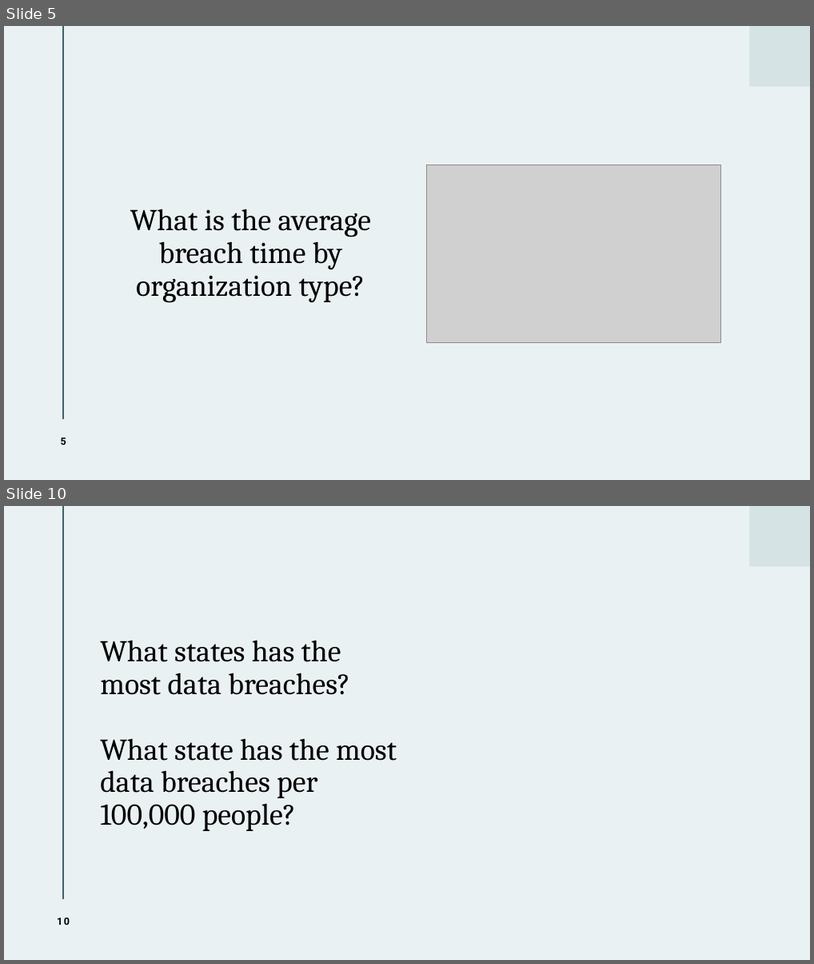
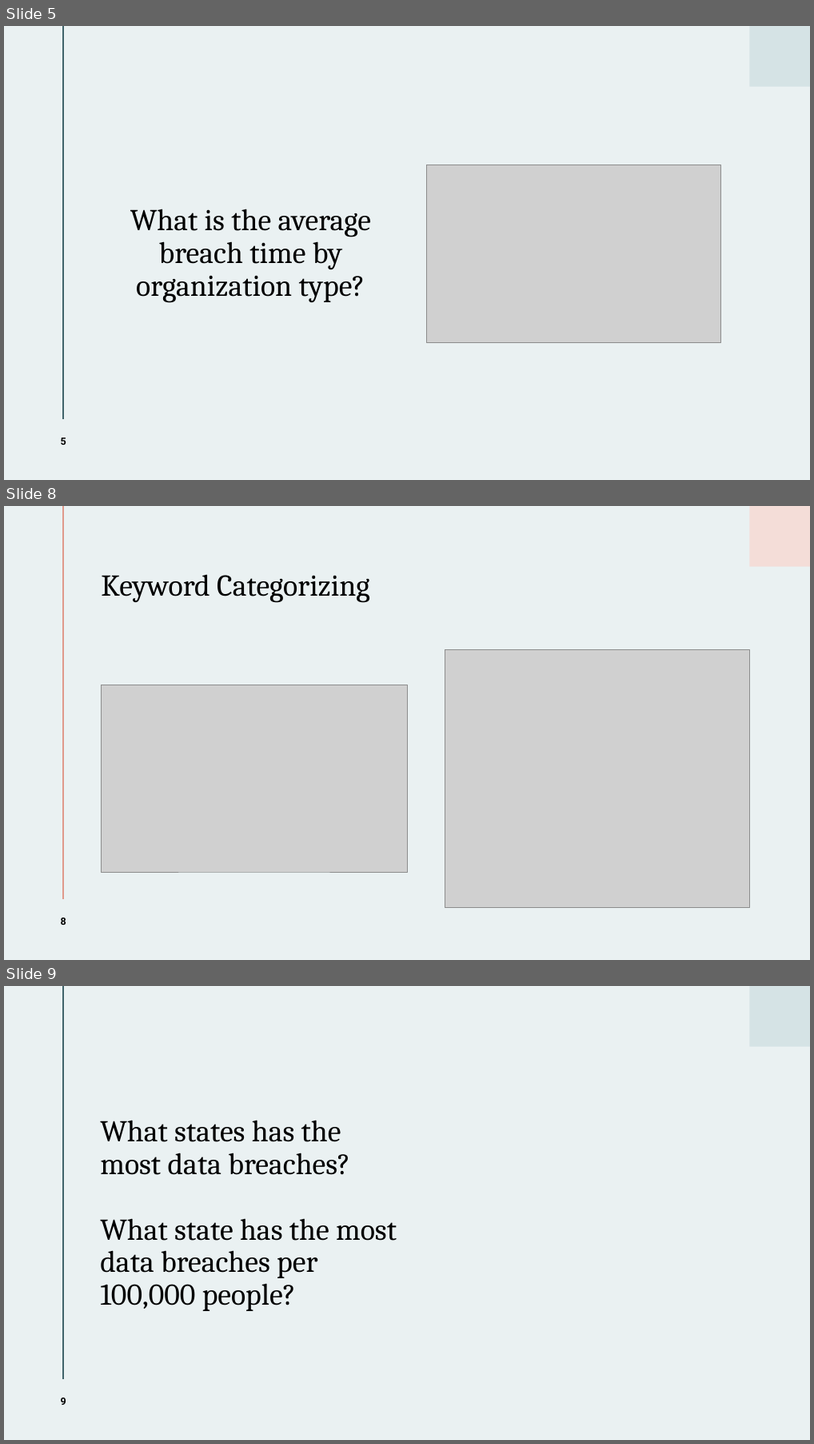
Before and after one commit to wjarosz0001/CIT-4105-DE1, a slide deck: CIT-4105-DE1 Powerpoint.pptm. Shown one above the other, each under a label of ours: slides 5 and 10 before the commit, slides 5, 8 and 9 after it; the slides between them are not shown. The pictures are 814x964 and 814x1444 pixels, drawn with LibreOffice and Linux fonts; fonts in the diff are those of the drawing; grey boxes stand for pictures. Boxes give left, top, right and bottom in pixels: in the first picture for what was removed or moved away, otherwise in the second. Text is boxed around its words. In the diff, an @@ line names an element or a change of style, - is before the commit and + after.

```diff
--- a/CIT-4105-DE1 Powerpoint.pptm
+++ b/CIT-4105-DE1 Powerpoint.pptm
@@ slide 8 added at [4, 506, 810, 960], background #EAF1F2 @@
@@ line added from (63, 506) to (63, 900), #DF998B 1.5 pt @@
@@ rectangle added at [750, 506, 810, 567], fill #F4DDD8 @@
@@ title added at [101, 574, 370, 603], 36 pt, text #000000 @@
+Keyword Categorizing
@@ picture added at [445, 649, 750, 907] @@
@@ picture added at [102, 685, 407, 872] @@
@@ page number added at [61, 917, 66, 924], 12 pt, text #000000, bold @@
+8
@@ what was slide 10 is now slide 9 @@
@@ page number at [61, 1397, 66, 1404]: text changed @@
-10
+9
```
Also in this commit, not shown: 3 slides changed, 2 slides removed.
